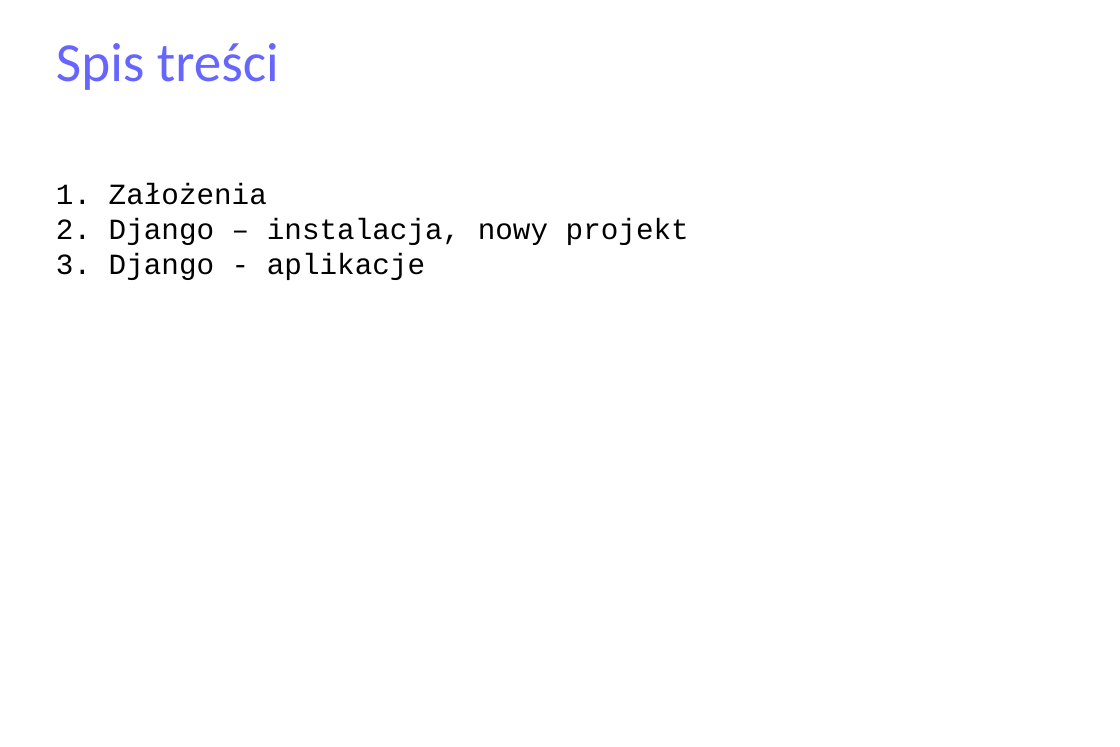
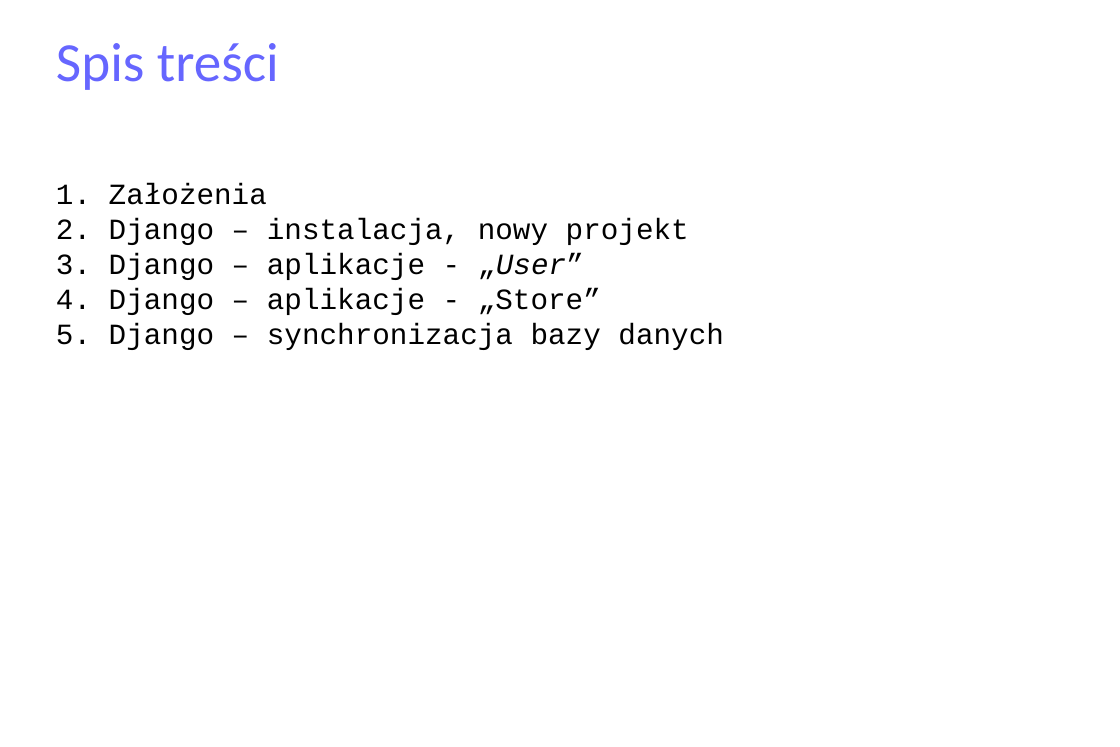
Before and after one commit to matulik/reinyzagam, a slide deck: slide 2 of Docs/presentation.odp. Drawn at 1120x747 pixels with LibreOffice and Linux fonts; fonts in the diff are those of the drawing. Boxes give left, top, right and bottom in pixels: in the first picture for what was removed or moved away, otherwise in the second. Text is boxed around its words. In the diff, an @@ line names an element or a change of style, - is before the commit and + after.

```diff
--- a/Docs/presentation.odp
+++ b/Docs/presentation.odp
@@ subtitle at (x1=109, y1=253, x2=723, y2=350): text changed @@
-3. Django - aplikacje
+3. Django – aplikacje - „User”
+4. Django – aplikacje - „Store”
+5. Django – synchronizacja bazy danych
```
Also in this commit, not shown: 2 other slides changed, 12 slides added, 4 other files.
